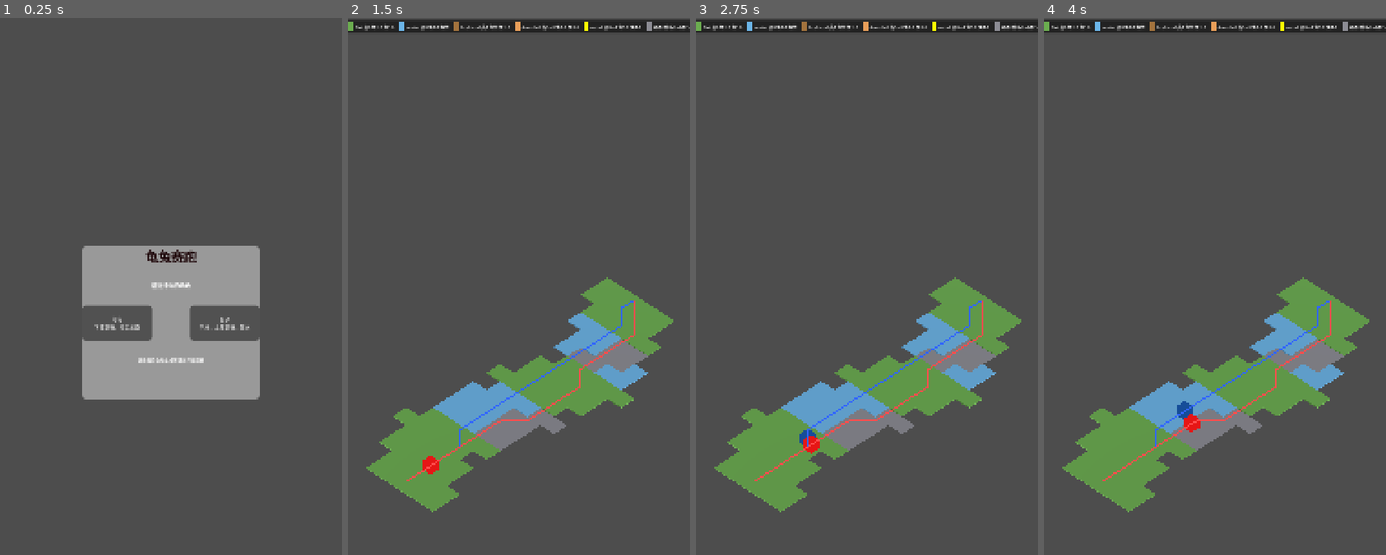
Above: before the commit, frames 1-4 (left to right).
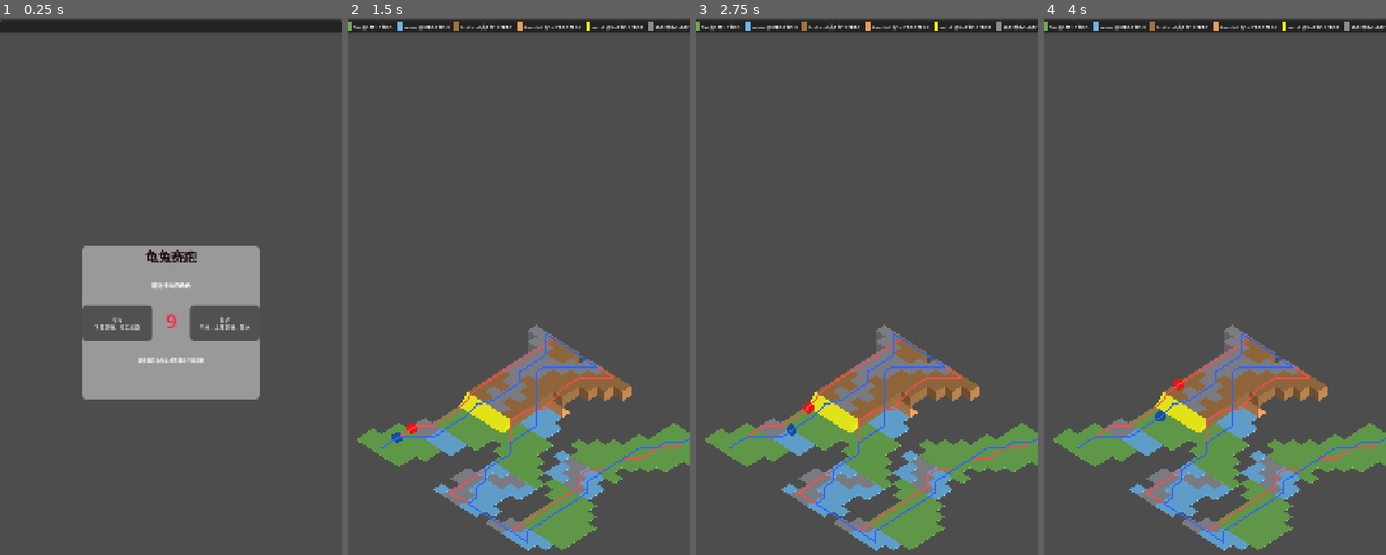
Above: after the commit, the same moments.

Repository: GhostKnights/RVST
Game: Godot game, scene res://test.tscn
Two runs of this game, one before a commit and one after it. Both use one fixed random seed, a clock stepped at 60 frames per second and the inputs below.
Inputs:
- Up to frame 1 (0.25 s): no input
- Up to frame 2 (1.5 s): click "乌龟 下坡更快，可走水路" at 0.5 s
- Up to frame 3 (2.75 s): no input
- Up to frame 4 (4 s): no input

The runs differ from the first frame. In frame 1, 2.5% of the frame differs, in the area x 0-100%, y 0-58%; in frame 2, 21%; in frame 3, 21%, in the area x 1-100%, y 0-100%; in frame 4, 21%.

Commit message:
龟兔赛跑完成

Diff:
--- a/Config/cost_table.csv
+++ b/Config/cost_table.csv
@@ -1,12 +1,12 @@
 角色,地形,花費,是否禁行
 role,terrain,cost,solid
-turtle,water,1,0
-turtle,highland,1,1
+turtle,water,0.5,0
+turtle,highland,1,0
 turtle,downhill,0.5,0
 turtle,flat,1,0
 turtle,uphill,1,0
-rabbit,water,1,1
+rabbit,water,1,0
 rabbit,highland,1,0
 rabbit,downhill,0.8,0
-rabbit,flat,1,0
-rabbit,uphill,1,0
+rabbit,flat,0.5,0
+rabbit,uphill,0.8,0
--- a/GridData.gd
+++ b/GridData.gd
@@ -3,10 +3,10 @@
 
 var grid_board: Dictionary[Vector2i, String] = {}
 var cell_size: float = 1.0
+var SEG_GAP = 2
 
 ## 通道格子的恒定顶面高度（方案 B：通道与所在段主地形同高）
 ## key = 格子坐标，value = 该通道所属段主地形的顶面高度（highland 段 = 1，water 段 = 0）
-## 作用：角色走通道时高度与主地形一致，避免"高地→通道→下坡"跳变悬空
 var channel_height: Dictionary[Vector2i, float] = {}
 
 ## 地形高度剖面：入口高度（前进方向的前边缘）→ 出口高度（后边缘）
@@ -41,7 +41,13 @@
 	return height_at(cell, 0.5)
 
 func cell_to_world(cell: Vector2i) -> Vector3:
-	var world_position: Vector3 = Vector3((cell.x+0.5)*cell_size,0,(cell.y+0.5)*cell_size)
+	var col = cell.x
+	var row = cell.y
+	var segment = col / 20
+	var local_x = col % 20
+	var world_x = (19 - local_x) if segment % 2 == 1 else local_x
+	var world_y = row + segment * (5 + SEG_GAP)
+	var world_position: Vector3 = Vector3((world_x+0.5)*cell_size,0,(world_y+0.5)*cell_size)
 	return world_position
 
 func world_to_cell(world_p: Vector3) -> Vector2i:
--- a/PathFinder.gd
+++ b/PathFinder.gd
@@ -10,7 +10,7 @@
 	role = role_dt
 
 func setup() -> void:
-	astar.region = Rect2i(0,0,20,12)	#赛道尺寸
+	astar.region = Rect2i(0,0,60,12)	#赛道尺寸
 	astar.cell_size = Vector2(1.0,1.0)	#格子尺寸
 	astar.diagonal_mode =AStarGrid2D.DIAGONAL_MODE_ONLY_IF_NO_OBSTACLES
 	astar.update()
@@ -19,7 +19,7 @@
 
 # 第一步：region 内所有格子默认禁行（空气不能走）
 	for y in range(12):
-		for x in range(20):
+		for x in range(60):
 			astar.set_point_solid(Vector2i(x, y), true)
 
 	# 第二步：只开放赛道格子，按角色灌权重/禁行
--- a/TrackGenerator.gd
+++ b/TrackGenerator.gd
@@ -4,10 +4,10 @@
 ## 地形转移表：当前地形 -> 下一个地形的合法选择池（"根据上下文生成"）
 ## 规则：过渡地形（downhill/uphill）不能延续；平台地形（highland/flat/water）可延续
 const TERRAIN_TRANSITIONS = {
-	"highland": ["highland", "downhill"],
+	"highland": ["highland", "highland", "downhill"],
 	"downhill": ["flat", "water"],
 	"flat": ["flat", "water", "uphill"],
-	"water": ["water", "flat", "uphill"],
+	"water": ["water", "water", "flat", "uphill"],
 	"uphill": ["highland"],
 }
 
@@ -41,7 +41,7 @@
 	var terrains: Array[String] = []
 	var column := 0
 	var terrain := "flat"
-	while column < 20:
+	while column < 60:
 		# 过渡地形只铺 1 格，平台地形铺 2~4 格
 		var seg_len: int
 		if terrain == "downhill" or terrain == "uphill":
@@ -49,7 +49,7 @@
 		else:
 			seg_len = randi_range(2, 4)
 		for i in range(seg_len):
-			if column >= 20:
+			if column >= 60:
 				break
 			terrains.append(terrain)
 			column += 1
@@ -62,7 +62,7 @@
 	var channel_terrain := ""          # 当前段的通道地形（"" = 无通道）
 	var channel_offset := -2           # 通道带起点行偏移（通道 = offset, offset+1）
 
-	for col in range(0, 20):
+	for col in range(0, 60):
 		center_rows.append(current_row)
 		var main_t := terrains[col]
 
@@ -96,7 +96,7 @@
 
 		# ④ 中心行蜿蜒（范围改为 2..9，保证 ±2 不越界）
 		# 错位条件：前后地形高度连续（前一列出口 == 后一列入口），否则正对链接
-		if col < 19:
+		if col < 59:
 			var prev_exit: float = GridData.TERRAIN_PROFILE[terrains[col]]["exit"]
 			var next_entry: float = GridData.TERRAIN_PROFILE[terrains[col + 1]]["entry"]
 			if prev_exit == next_entry:
@@ -107,16 +107,16 @@
 	check_reachable.clear()
 	current_row = 6
 	flood_fill(0, current_row)
-	return check_reachable.has(Vector2i(19,center_rows[19]))
+	return check_reachable.has(Vector2i(59,center_rows[59]))
 
 func is_reachable_for(role: String) -> bool:
 	check_reachable.clear()
 	current_row = 6
 	flood_fill(0, current_row, role)
-	return check_reachable.has(Vector2i(19,center_rows[19]))
+	return check_reachable.has(Vector2i(59,center_rows[59]))
 
 func generate_valid(roles: Array[String]) -> bool:
-	for attempt in range(100):               # 最多试 100 个种子
+	for attempt in range(1000):               # 最多试 100 个种子
 		generate()
 		var all_ok := true
 		for role in roles:
@@ -131,7 +131,7 @@
 
 
 func flood_fill(col :int, row : int, role : String = "Normal") -> void:
-	if not(col < 0 or col >= 20 or row < 0 or row >= 12):
+	if not(col < 0 or col >= 60 or row < 0 or row >= 12):
 		if grid_data.grid_board.has(Vector2i(col, row-1)) and not check_reachable.has(Vector2i(col, row-1)) and not ConfigManager.is_solid(role, grid_data.get_terrain(Vector2i(col, row-1))):
 			check_reachable.set(Vector2i(col,row-1),true)
 			flood_fill(col, row-1, role)
--- a/UI.tscn
+++ b/UI.tscn
@@ -29,6 +29,25 @@
 
 [sub_resource type="LabelSettings" id="LabelSettings_3b2b5"]
 font_size = 14
+
+[sub_resource type="LabelSettings" id="LabelSettings_g6l6n"]
+font_size = 48
+font_color = Color(1, 0.08627451, 0.015686275, 1)
+
+[sub_resource type="StyleBoxFlat" id="StyleBoxFlat_qui0h"]
+content_margin_left = 16.0
+content_margin_top = 6.0
+content_margin_right = 16.0
+content_margin_bottom = 6.0
+bg_color = Color(0, 0, 0, 0.55)
+corner_radius_top_left = 8
+corner_radius_top_right = 8
+corner_radius_bottom_right = 8
+corner_radius_bottom_left = 8
+
+[sub_resource type="LabelSettings" id="LabelSettings_qui0h"]
+font_size = 64
+font_color = Color(0.97020954, 0.16648957, 0.32710347, 1)
 
 [node name="UI" type="Control" unique_id=163075882]
 layout_mode = 3
@@ -100,3 +119,40 @@
 size_flags_horizontal = 4
 text = "选择后将自动生成赛道并开始观赛"
 label_settings = SubResource("LabelSettings_3b2b5")
+
+[node name="ResultLabel" type="Label" parent="." unique_id=46735764]
+layout_mode = 1
+anchors_preset = 8
+anchor_left = 0.5
+anchor_top = 0.5
+anchor_right = 0.5
+anchor_bottom = 0.5
+offset_left = -20.0
+offset_top = -33.5
+offset_right = 20.0
+offset_bottom = 33.5
+grow_horizontal = 2
+grow_vertical = 2
+label_settings = SubResource("LabelSettings_g6l6n")
+
+[node name="LegendPanel" type="PanelContainer" parent="." unique_id=1607889502]
+layout_mode = 1
+anchors_preset = 10
+anchor_right = 1.0
+offset_top = 8.0
+offset_bottom = 48.0
+grow_horizontal = 2
+theme_override_styles/panel = SubResource("StyleBoxFlat_qui0h")
+
+[node name="LegendBox" type="HBoxContainer" parent="LegendPanel" unique_id=565783101]
+layout_mode = 2
+theme_override_constants/separation = 16
+alignment = 1
+
+[node name="TimeLeft" type="Label" parent="." unique_id=1585429006]
+layout_mode = 0
+offset_left = 523.0
+offset_top = 909.0
+offset_right = 563.0
+offset_bottom = 932.0
+label_settings = SubResource("LabelSettings_qui0h")
--- a/test.gd
+++ b/test.gd
@@ -4,51 +4,70 @@
 var player_role := ""	#玩家选的角色（乌龟/兔子），结算要用
 var turtle_racer: Racer
 var rabbit_racer: Racer
-var event_timer := 0.0	#累积计时
-var active_event := {}	#进行中的事件（空=无）
-const EVENT_INTERVAL := 2.0 #每隔几秒掷一次骰子
-const EVENT_CHANCE := 0.35 	#触发概率
+# 随机事件（M4 魔改 A）暂不启用：会稀释"选角决定胜负"的因果，后续想做运气元素再启用
+#var event_timer := 0.0	#累积计时
+var select_timer := 10.0	#倒计时选择计时
+#var active_event := {}	#进行中的事件（空=无）
+#const EVENT_INTERVAL := 2.0 #每隔几秒掷一次骰子
+#const EVENT_CHANCE := 0.35 	#触发概率
 
 func _ready() -> void:
 	# 连按钮信号
 	$CanvasLayer/UI/CenterContainer/PanelContainer/VBoxContainer/HBoxContainer/Button_Turtle.pressed.connect(_on_turtle_pressed)
 	$CanvasLayer/UI/CenterContainer/PanelContainer/VBoxContainer/HBoxContainer/Button_Rabbit.pressed.connect(_on_rabbit_pressed)
 
+
+
 func _process(delta: float) -> void:
-	if stage == Stage.RACING and active_event.is_empty():
-		event_timer += delta
-		if event_timer >= EVENT_INTERVAL and randf() < EVENT_CHANCE:
-			_trigger_event()
-			event_timer = 0.0
+	if stage == Stage.SELECTING:
+		if select_timer >= 0.0:
+			select_timer -= delta
+			$CanvasLayer/UI/TimeLeft.text = str(int(select_timer))
+		else:
+			stage = Stage.RACING
+			$CanvasLayer/UI/TimeLeft.visible = false
+			var num = randi() % 2
+			if num == 0:
+				$CanvasLayer/UI/CenterContainer/PanelContainer/VBoxContainer/HBoxContainer/Button_Turtle.pressed.emit()
+			else:
+				$CanvasLayer/UI/CenterContainer/PanelContainer/VBoxContainer/HBoxContainer/Button_Rabbit.pressed.emit()
+	# --- 随机事件骰子（M4 魔改 A）暂不启用 ---
+	#if stage == Stage.RACING and active_event.is_empty():
+		#event_timer += delta
+		#if event_timer >= EVENT_INTERVAL and randf() < EVENT_CHANCE:
+			#_trigger_event()
+			#event_timer = 0.0
 
 	if stage == Stage.RACING and turtle_racer.finished and rabbit_racer.finished:
 		_settle()
 
-	if not active_event.is_empty():
-		active_event["remain"] -= delta
-		if active_event["remain"] <= 0.0:
-			ConfigManager.clear_cost_override(active_event["role"], active_event["terrain"])
-			active_event = {}
-
-func _trigger_event() -> void:
-	var role := "turtle" if randi() % 2 == 0 else "rabbit"
-	var racer: Racer = turtle_racer if role == "turtle" else rabbit_racer
-
-	# 事件地形只从该角色路径上实际存在的地形里选 → 保证事件一定影响比赛
-	var candidates: Array[String] = []
-	for cell in racer.path:
-		var t: String = racer.grid_data.get_terrain(cell)
-		if not candidates.has(t):
-			candidates.append(t)
-	if candidates.is_empty():
-		return
-	var terrain: String = candidates.pick_random()
-
-	var factor := 0.5 if randi() % 2  == 0 else 2.0	#顺风减半 / 逆风加倍
-	ConfigManager.set_cost_override(role, terrain, ConfigManager.get_cost(role, terrain) * factor)
-	active_event = {"role":role, "terrain": terrain, "remain": 8.0}
-	print(("顺风" if factor < 1.0 else "逆风"), "！", role, "在", terrain, "上", "加速" if factor < 1.0 else "减速")
-	print("当前 need: turtle=", turtle_racer.need, " rabbit=", rabbit_racer.need)
+	# --- 随机事件倒计时（M4 魔改 A）暂不启用 ---
+	#if not active_event.is_empty():
+		#active_event["remain"] -= delta
+		#if active_event["remain"] <= 0.0:
+			#ConfigManager.clear_cost_override(active_event["role"], active_event["terrain"])
+			#active_event = {}
+
+# 随机事件触发（M4 魔改 A）暂不启用
+#func _trigger_event() -> void:
+	#var role := "turtle" if randi() % 2 == 0 else "rabbit"
+	#var racer: Racer = turtle_racer if role == "turtle" else rabbit_racer
+	#
+	## 事件地形只从该角色路径上实际存在的地形里选 → 保证事件一定影响比赛
+	#var candidates: Array[String] = []
+	#for cell in racer.path:
+		#var t: String = racer.grid_data.get_terrain(cell)
+		#if not candidates.has(t):
+			#candidates.append(t)
+	#if candidates.is_empty():
+		#return
+	#var terrain: String = candidates.pick_random()
+	#
+	#var factor := 0.5 if randi() % 2  == 0 else 2.0	#顺风减半 / 逆风加倍
+	#ConfigManager.set_cost_override(role, terrain, ConfigManager.get_cost(role, terrain) * factor)
+	#active_event = {"role":role, "terrain": terrain, "remain": 8.0}
+	#print(("顺风" if factor < 1.0 else "逆风"), "！", role, "在", terrain, "上", "加速" if factor < 1.0 else "减速")
+	#print("当前 need: turtle=", turtle_racer.need, " rabbit=", rabbit_racer.need)
 
 func _settle() -> void:
 	stage = Stage.FINISHED
@@ -66,8 +85,8 @@
 		var winner := "turtle" if turtle_racer.finish_time < rabbit_racer.finish_time else "rabbit"
 		msg += "\n你选的角色" + ("获胜！" if winner == player_role else "惜败。")
 
-	$CanvasLayer/ResultLabel.text = msg
-	$CanvasLayer/ResultLabel.visible = true
+	$CanvasLayer/UI/ResultLabel.text = msg
+	$CanvasLayer/UI/ResultLabel.visible = true
 
 func _on_turtle_pressed() -> void:
 	_start_race("turtle")
@@ -76,10 +95,9 @@
 	_start_race("rabbit")
 
 func _start_race(role: String) -> void:
-	if stage != Stage.SELECTING:
-		return                     # 防重复点击
 	player_role = role
-	$CanvasLayer/UI.visible = false           # 隐藏选角 UI
+	$CanvasLayer/UI/CenterContainer.visible = false           # 隐藏选角 UI
+	$CanvasLayer/UI/TimeLeft.visible = false		#隐藏倒计时
 	stage = Stage.RACING
 
 	print("=== 代价查询（期望: 1.0 / 100.0 / 100.0 / 1.0 / 0.6 / 0.8）===")
@@ -97,7 +115,7 @@
 	var gd = GridData.new()
 	var gen = TrackGenerator.new()
 	gen.grid_data = gd
-	gen.set_seed(191107)
+	gen.set_seed(1982101)   #测试刺激的1982101
 	if gen.generate_valid(["turtle", "rabbit"]):
 		$TerrainRenderer.grid_data  = gd
 		$TerrainRenderer.build()
@@ -107,8 +125,8 @@
 	pf_turtle.setup()
 	print("[debug] board 格子数 = ", gd.grid_board.size())
 	print("[debug] 起点 solid = ", pf_turtle.astar.is_point_solid(Vector2i(0, 6)))
-	print("[debug] 终点 solid = ", pf_turtle.astar.is_point_solid(Vector2i(19, gen.center_rows[19])))
-	var path_turtle = pf_turtle.find_path(Vector2i(0, 6), Vector2i(19, gen.center_rows[19]))
+	print("[debug] 终点 solid = ", pf_turtle.astar.is_point_solid(Vector2i(59, gen.center_rows[59])))
+	var path_turtle = pf_turtle.find_path(Vector2i(0, 6), Vector2i(59, gen.center_rows[59]))
 	print("乌龟路径格数: ", path_turtle.size())
 	print("乌龟路径格子: ", path_turtle)
 
@@ -120,7 +138,7 @@
 
 	var pf_rabbit = PathFinder.new(gd, "rabbit")
 	pf_rabbit.setup()
-	var path_rabbit = pf_rabbit.find_path(Vector2i(0, 6), Vector2i(19, gen.center_rows[19]))
+	var path_rabbit = pf_rabbit.find_path(Vector2i(0, 6), Vector2i(59, gen.center_rows[59]))
 	print("兔子路径格数: ", path_rabbit.size())
 	print("兔子路径格子: ", path_rabbit)
 
@@ -158,8 +176,10 @@
 	turtle_racer = Racer.new(gd, "turtle", path_turtle)
 	add_child(turtle_racer)
 
+
+
 func _build_legend() -> void:
-	var box := $CanvasLayer/LegendPanel/LegendBox
+	var box := $CanvasLayer/UI/LegendPanel/LegendBox
 	for child in box.get_children():
 		box.remove_child(child)
 		child.queue_free()
@@ -194,7 +214,7 @@
 			label.text = "%s %s 龟%s 兔%s" % [terrain, h, t_txt, r_txt]
 		entry.add_child(label)
 		box.add_child(entry)
-	$CanvasLayer/LegendPanel.visible = true
+	$CanvasLayer/UI/LegendPanel.visible = true
 
 func print_path_summary(role: String, path: Array[Vector2i], gd: GridData) -> void:
 	var total := 0.0
--- a/test.tscn
+++ b/test.tscn
@@ -4,28 +4,13 @@
 [ext_resource type="PackedScene" uid="uid://dj044w1mol8xn" path="res://UI.tscn" id="2_6uqi0"]
 [ext_resource type="Script" uid="uid://c7vhpk5vni7ev" path="res://TerrainRenderer.gd" id="2_8uh7m"]
 
-[sub_resource type="LabelSettings" id="LabelSettings_6uqi0"]
-font_size = 48
-font_color = Color(1, 0.08627451, 0.015686275, 1)
-
-[sub_resource type="StyleBoxFlat" id="StyleBoxFlat_legend"]
-content_margin_left = 16.0
-content_margin_top = 6.0
-content_margin_right = 16.0
-content_margin_bottom = 6.0
-bg_color = Color(0, 0, 0, 0.55)
-corner_radius_top_left = 8
-corner_radius_top_right = 8
-corner_radius_bottom_right = 8
-corner_radius_bottom_left = 8
-
 [node name="Node3D" type="Node3D" unique_id=1562624692]
 script = ExtResource("1_37kl0")
 
 [node name="Camera3D" type="Camera3D" parent="." unique_id=1978770900]
-transform = Transform3D(0.70710677, 0.4545237, -0.5416717, 0, 0.76603943, 0.6427936, 0.70710677, -0.4545237, 0.5416717, 3.6, 12.5, 11.8)
+transform = Transform3D(0.7071068, 0.4545237, -0.5416717, 0, 0.76603943, 0.6427936, 0.7071068, -0.4545237, 0.5416717, 7.0002203, 15.496193, 15.968315)
 projection = 1
-size = 32.0
+size = 50.0
 
 [node name="DirectionalLight3D" type="DirectionalLight3D" parent="." unique_id=1672158897]
 transform = Transform3D(0.8660254, 0.35355338, -0.35355338, 0, 0.70710677, 0.70710677, 0.5, -0.6123724, 0.6123724, 0, 0, 0)
@@ -36,31 +21,3 @@
 [node name="CanvasLayer" type="CanvasLayer" parent="." unique_id=1380956144]
 
 [node name="UI" parent="CanvasLayer" unique_id=163075882 instance=ExtResource("2_6uqi0")]
-
-[node name="ResultLabel" type="Label" parent="CanvasLayer" unique_id=554629652]
-anchors_preset = 8
-anchor_left = 0.5
-anchor_top = 0.5
-anchor_right = 0.5
-anchor_bottom = 0.5
-offset_left = -20.0
-offset_top = -11.5
-offset_right = 20.0
-offset_bottom = 11.5
-grow_horizontal = 2
-grow_vertical = 2
-label_settings = SubResource("LabelSettings_6uqi0")
-
-[node name="LegendPanel" type="PanelContainer" parent="CanvasLayer" unique_id=698830177]
-visible = false
-anchors_preset = 10
-anchor_right = 1.0
-offset_top = 8.0
-offset_bottom = 48.0
-grow_horizontal = 2
-theme_override_styles/panel = SubResource("StyleBoxFlat_legend")
-
-[node name="LegendBox" type="HBoxContainer" parent="CanvasLayer/LegendPanel" unique_id=698830178]
-layout_mode = 2
-theme_override_constants/separation = 16
-alignment = 1
